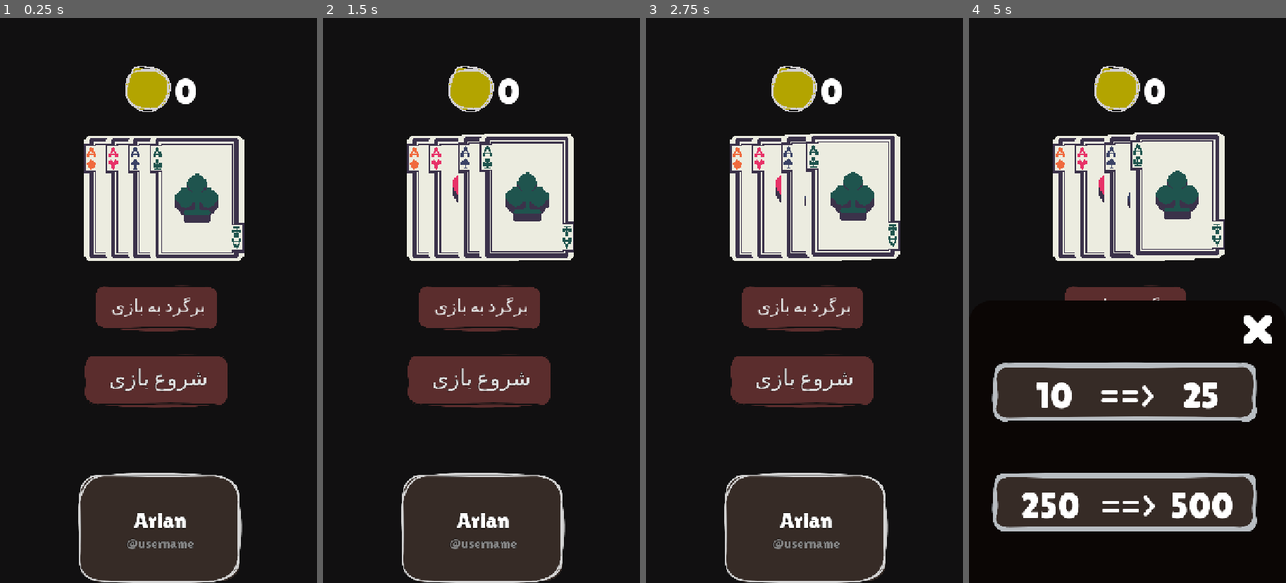
Above: before the commit, frames 1-4 (left to right).
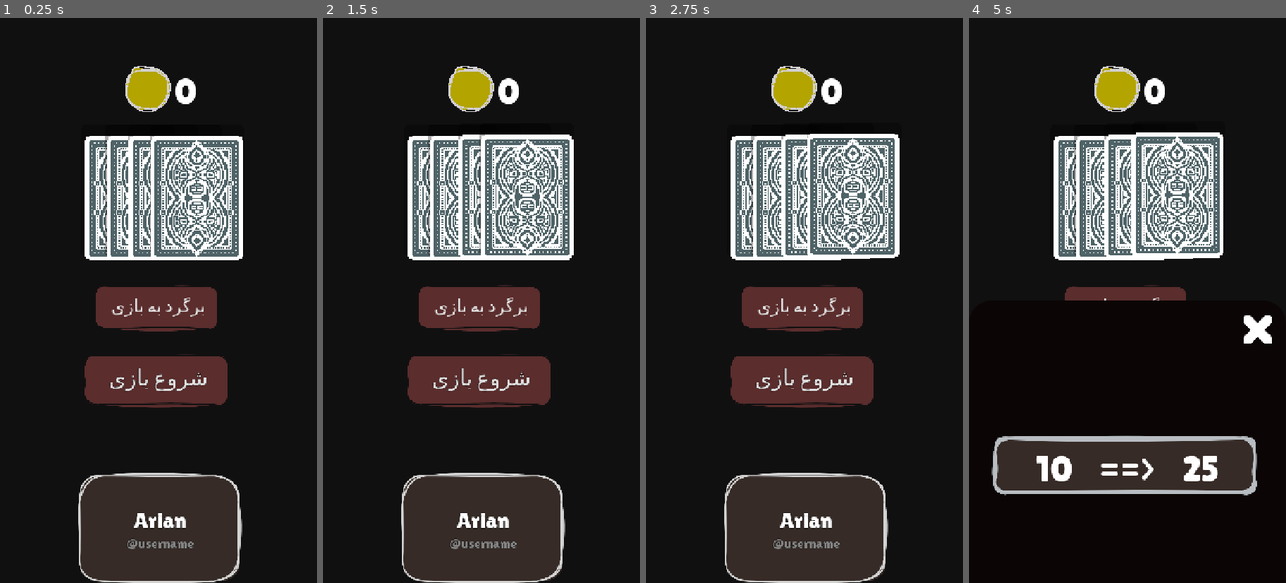
Above: after the commit, the same moments.

Repository: arian-nj/oldtix
Game: Godot game, scene res://GameContent/Scenes/MainMenu/MainMenu.tscn
The game is run twice, just before and just after one commit, with the same random seed, the same clock (stepped at 60 frames per second) and the same inputs. This scene is started directly instead of the project's main scene.
Inputs (mouse positions are in pixels of both pictures, inside the frame that each line leads up to):
- Up to frame 1 (0.25 s): no input
- Up to frame 2 (1.5 s): click (452, 198) at 0.5 s; click (475, 198) at 1.25 s
- Up to frame 3 (2.75 s): click (826, 198) at 2 s
- Up to frame 4 (5 s): click (1175, 193) at 2.75 s; click "برگرد به بازی" at 3.5 s; click "شروع بازی" at 4.25 s

The runs differ from the first frame. In frame 1, 11% of the frame differs, in the area x 26-78%, y 20-43%; in frame 2, 12%; in frame 3, 12%; in frame 4, 33%, in the area x 7-91%, y 20-91%.
Error in both runs: Invalid access to property or key 'MeChanged' on a base object of type 'Nil'. (res://GameContent/Scenes/MainMenu/CoinComponent.gd:6)

Commit message:
add card assets and idk

Diff:
--- a/game/GameContent/Katana/Katana.gd
+++ b/game/GameContent/Katana/Katana.gd
@@ -11,7 +11,7 @@
 static func change_debug_mode(new_debug:bool) -> void:
 	_debug = new_debug
 	if new_debug:
-		var local_ip := "192.168.216.205"
+		var local_ip := "192.168.157.205"
 		CoreHttpUrl = "http://" + local_ip +":4444"
 		Hokm4WsUrl =  "ws://" + local_ip + ":4445"
 		Hokm4HttpUrl =  "http://" + local_ip + ":4445"
--- a/game/GameContent/Scenes/Game/Card/card.gd
+++ b/game/GameContent/Scenes/Game/Card/card.gd
@@ -4,9 +4,13 @@
 
 signal NotInplaceSig(card:Card)
 
-@export var cardTexture:TextureRect
+@export var cardDrawingTextureRect:TextureRect
+@export var cardBackgroundTextureRect:TextureRect
+
 @export var prespective3DShader:Prescpective3DShader
-@export var atlasTexture:Texture2D
+@export var cardDrawingAtlasTexture:Texture2D
+
+@export var cardBackgroundTexture:Texture2D
 
 @export var cardArea:Area2D
 @export var swingComponent:SwingComponent
@@ -24,6 +28,7 @@
 @export var can_be_selected:bool = true
 
 func _ready()->void:
+	prespective3DShader.all_textures.append_array([cardDrawingTextureRect,cardBackgroundTextureRect])
 	set_process(false)
 	default_scale = scale
 	big_scale = scale * 1.1
@@ -36,7 +41,10 @@
 		button_down.connect(_on_button_down)
 
 	set_process(true)
-	load_assets()
+
+
+func flip_card()->void:
+	prespective3DShader.flip_y(1,0,load_assets)
 
 func _process(delta:float)->void:
 	if can_be_selected and button_pressed:
@@ -114,5 +122,6 @@
 
 func load_assets()->void:
 	var region := Vector2((self.size.x * (card_data.value-2)),(self.size.y * (card_data.suit)))
-	var croped_image := atlasTexture.get_image().get_region(Rect2i(region,self.size))
-	cardTexture.texture = ImageTexture.create_from_image(croped_image)
+	var croped_image := cardDrawingAtlasTexture.get_image().get_region(Rect2i(region,self.size))
+	cardDrawingTextureRect.texture = ImageTexture.create_from_image(croped_image)
+	cardBackgroundTextureRect.texture = cardBackgroundTexture
--- a/game/GameContent/Scenes/Game/Card/card.tscn
+++ b/game/GameContent/Scenes/Game/Card/card.tscn
@@ -1,22 +1,31 @@
-[gd_scene load_steps=13 format=3 uid="uid://bd5brlxcojtaw"]
+[gd_scene load_steps=15 format=3 uid="uid://bd5brlxcojtaw"]
 
 [ext_resource type="Script" uid="uid://do4kwe8wpei4i" path="res://GameContent/Scenes/Game/Card/card.gd" id="1_tdtid"]
+[ext_resource type="Texture2D" uid="uid://cgbmhiv2uttxj" path="res://GameContent/assets/cards_asset.png" id="2_thmox"]
 [ext_resource type="Script" uid="uid://dcfkky1f6i0pk" path="res://GameContent/Componets/ShadowTextureComponent.gd" id="3_5ropr"]
 [ext_resource type="Script" uid="uid://dt3pgj8tbmf55" path="res://GameContent/Types/Games/CardData.gd" id="3_py3qo"]
+[ext_resource type="Texture2D" uid="uid://thrjwptf57yx" path="res://GameContent/assets/BgCard.png" id="4_py3qo"]
 [ext_resource type="Script" uid="uid://bt78as30bdywo" path="res://GameContent/Scenes/Game/Card/shader_script.gd" id="5_8njo5"]
 [ext_resource type="Shader" uid="uid://bub16xh8gpro7" path="res://GameContent/Scenes/Game/Card/2d_prespective.gdshader" id="5_c3c7p"]
 [ext_resource type="Script" uid="uid://bj58o5831fivg" path="res://GameContent/Componets/SwingComponent.gd" id="5_t00ys"]
-[ext_resource type="Texture2D" uid="uid://cskehs6w0f3b2" path="res://GameContent/assets/cards/cards-Sheet.png" id="5_thmox"]
+[ext_resource type="Texture2D" uid="uid://d0v1jr2a8duub" path="res://GameContent/assets/CardBack.png" id="6_py3qo"]
 
 [sub_resource type="StyleBoxEmpty" id="StyleBoxEmpty_r5psd"]
 
 [sub_resource type="Resource" id="Resource_18omn"]
 script = ExtResource("3_py3qo")
 suit = 1
-value = 12
+value = 13
 metadata/_custom_type_script = "uid://dt3pgj8tbmf55"
 
-[sub_resource type="CompressedTexture2D" id="CompressedTexture2D_thmox"]
+[sub_resource type="ShaderMaterial" id="ShaderMaterial_py3qo"]
+resource_local_to_scene = true
+shader = ExtResource("5_c3c7p")
+shader_parameter/fov = 90.0
+shader_parameter/cull_back = true
+shader_parameter/y_rot = 0.0
+shader_parameter/x_rot = 0.0
+shader_parameter/inset = 0.0
 
 [sub_resource type="ShaderMaterial" id="ShaderMaterial_18omn"]
 resource_local_to_scene = true
@@ -28,9 +37,9 @@
 shader_parameter/inset = 0.0
 
 [sub_resource type="RectangleShape2D" id="RectangleShape2D_sqh4b"]
-size = Vector2(54, 84)
+size = Vector2(61.6, 86)
 
-[node name="Card" type="Button" node_paths=PackedStringArray("cardTexture", "prespective3DShader", "cardArea", "swingComponent")]
+[node name="Card" type="Button" node_paths=PackedStringArray("cardDrawingTextureRect", "cardBackgroundTextureRect", "prespective3DShader", "cardArea", "swingComponent")]
 anchors_preset = 5
 anchor_left = 0.5
 anchor_right = 0.5
@@ -45,37 +54,56 @@
 theme_override_styles/focus = SubResource("StyleBoxEmpty_r5psd")
 flat = true
 script = ExtResource("1_tdtid")
-cardTexture = NodePath("TextureRect")
-prespective3DShader = NodePath("TextureRect")
-atlasTexture = ExtResource("5_thmox")
+cardDrawingTextureRect = NodePath("Prescpective3DShader/TextureRect")
+cardBackgroundTextureRect = NodePath("Prescpective3DShader/BgTextureRect")
+prespective3DShader = NodePath("Prescpective3DShader")
+cardDrawingAtlasTexture = ExtResource("2_thmox")
+cardBackgroundTexture = ExtResource("4_py3qo")
 cardArea = NodePath("Area2D")
 swingComponent = NodePath("SwingComponent")
 card_data = SubResource("Resource_18omn")
 metadata/_edit_group_ = true
 
 [node name="ShadowRect" type="TextureRect" parent="." node_paths=PackedStringArray("MainObject")]
-visible = false
 modulate = Color(0, 0, 0, 1)
-self_modulate = Color(1, 1, 1, 0.184314)
+self_modulate = Color(1, 1, 1, 0.309804)
 layout_mode = 0
 offset_top = 2.66667
 offset_right = 71.0
 offset_bottom = 102.667
 mouse_filter = 2
-texture = SubResource("CompressedTexture2D_thmox")
+texture = ExtResource("4_py3qo")
 script = ExtResource("3_5ropr")
 MainObject = NodePath("..")
 
-[node name="TextureRect" type="TextureRect" parent="."]
+[node name="Prescpective3DShader" type="Control" parent="."]
+layout_mode = 1
+anchors_preset = 15
+anchor_right = 1.0
+anchor_bottom = 1.0
+grow_horizontal = 2
+grow_vertical = 2
+mouse_filter = 2
+script = ExtResource("5_8njo5")
+metadata/_custom_type_script = "uid://bt78as30bdywo"
+
+[node name="BgTextureRect" type="TextureRect" parent="Prescpective3DShader"]
+material = SubResource("ShaderMaterial_py3qo")
+layout_mode = 0
+offset_top = 0.4
+offset_right = 71.0
+offset_bottom = 95.4
+texture = ExtResource("6_py3qo")
+
+[node name="TextureRect" type="TextureRect" parent="Prescpective3DShader"]
 material = SubResource("ShaderMaterial_18omn")
 layout_mode = 0
-script = ExtResource("5_8njo5")
 
 [node name="Area2D" type="Area2D" parent="."]
 collision_mask = 2
 
 [node name="CollisionShape2D" type="CollisionShape2D" parent="Area2D"]
-position = Vector2(34, 50)
+position = Vector2(35.6, 47.4)
 shape = SubResource("RectangleShape2D_sqh4b")
 
 [node name="SwingComponent" type="Node" parent="." node_paths=PackedStringArray("CardButton")]
--- a/game/GameContent/Scenes/Game/Card/shader_script.gd
+++ b/game/GameContent/Scenes/Game/Card/shader_script.gd
@@ -1,17 +1,19 @@
-class_name Prescpective3DShader extends TextureRect
+class_name Prescpective3DShader extends Control
 
+var all_textures:Array[TextureRect]
 
-func _ready()->void:
-	var atlas_tex := texture as AtlasTexture
-	if atlas_tex:
-		var atlas_size := atlas_tex.atlas.get_size()
-		var region := atlas_tex.region
-		var offset := region.position / atlas_size
-		var scaleb := region.size / atlas_size
-		var mat:ShaderMaterial= material
+# func _ready()->void:
+# 	for texture in all_textures:
+# 		var atlas_tex := texture as AtlasTexture
+# 		if atlas_tex:
+# 			var atlas_size := atlas_tex.atlas.get_size()
+# 			var region := atlas_tex.region
+# 			var offset := region.position / atlas_size
+# 			var scaleb := region.size / atlas_size
+# 			var mat:ShaderMaterial= texture.material
 
-		mat.set_shader_parameter("atlas_offset", offset)
-		mat.set_shader_parameter("atlas_scale", scaleb)
+# 			mat.set_shader_parameter("atlas_offset", offset)
+# 			mat.set_shader_parameter("atlas_scale", scaleb)
 
 ### 3d prespective Shader stuff
 var rot_x_max:float = 10
@@ -27,19 +29,24 @@
 func set_shader(rot_x:float,rot_y:float)->void:
 	var time_dur:float = .15
 	var tween:Tween = create_tween()
-	var mat:ShaderMaterial= material
-	tween.tween_property(mat,"shader_parameter/y_rot",rot_x,time_dur)
-	tween.parallel()
-	tween.tween_property(mat,"shader_parameter/x_rot",rot_y,time_dur)
+	for texture in all_textures:
+		var mat:ShaderMaterial= texture.material
+		tween.parallel().tween_property(mat,"shader_parameter/y_rot",rot_x,time_dur)
+		tween.parallel().tween_property(mat,"shader_parameter/x_rot",rot_y,time_dur)
 
 func flip_y(duration:float,delay:float,callme:Callable)->void:
 	var tween:Tween = create_tween()
-	var mat:ShaderMaterial= material
-	tween.tween_property(mat,"shader_parameter/y_rot",90,duration).set_delay(delay)
-	tween.finished.connect(callme)
-	tween.finished.connect(func()->void:
-		var new_tween:Tween = create_tween()
-		mat.set_shader_parameter("y_rot",-90)
-		new_tween.tween_property(mat,"shader_parameter/y_rot",0,duration)
 
-	)
+	for texture in all_textures:
+		var mat:ShaderMaterial= texture.material
+		tween.parallel().tween_property(mat,"shader_parameter/y_rot",90,duration).set_delay(delay)
+
+		if tween.finished.is_connected(callme) == false:
+			tween.finished.connect(callme)
+
+		tween.finished.connect(func()->void:
+			var new_tween:Tween = create_tween()
+			mat.set_shader_parameter("y_rot",-90)
+			new_tween.tween_property(mat,"shader_parameter/y_rot",0,duration)
+
+		)
--- a/game/GameContent/Scenes/Game/Hokm4/OnlineHokm4.tscn
+++ b/game/GameContent/Scenes/Game/Hokm4/OnlineHokm4.tscn
@@ -12,16 +12,16 @@
 [ext_resource type="PackedScene" uid="uid://c7deai8nljb4u" path="res://GameContent/Componets/Game/play_area.tscn" id="5_c4cut"]
 [ext_resource type="Script" uid="uid://ggywgqynjdcr" path="res://GameContent/Scenes/Game/Hokm4/TrickScore.gd" id="6_do6i4"]
 [ext_resource type="Script" uid="uid://coue7g2pwtieo" path="res://GameContent/Scenes/StatesMachine/state_machine.gd" id="6_rcy6w"]
-[ext_resource type="PackedScene" uid="uid://bncwyablnlik8" path="res://GameContent/Scenes/Game/choose_hokm_panel/choose_hokm.tscn" id="7_d1yw2"]
+[ext_resource type="PackedScene" uid="uid://bncwyablnlik8" path="res://GameContent/Scenes/Game/chooseHokm/choose_hokm.tscn" id="7_d1yw2"]
 [ext_resource type="Script" uid="uid://c3iw070iycfax" path="res://GameContent/Scenes/Game/Hokm4/States/ConnectingState.gd" id="7_uxde4"]
 [ext_resource type="Script" uid="uid://n05vugmvpycb" path="res://GameContent/Scenes/Game/Hokm4/States/MatchMakingState.gd" id="8_ix53e"]
 [ext_resource type="Script" uid="uid://csx74232tejx5" path="res://GameContent/Scenes/Game/Hokm4/States/ChooseHokmState.gd" id="9_uajja"]
-[ext_resource type="PackedScene" uid="uid://dhrv6jw67x8qj" path="res://GameContent/Scenes/Game/user_component/user_component.tscn" id="10_7sva6"]
+[ext_resource type="PackedScene" uid="uid://dhrv6jw67x8qj" path="res://GameContent/Scenes/Game/UserComponent/user_component.tscn" id="10_7sva6"]
 [ext_resource type="Shader" uid="uid://dk26lm251in5r" path="res://GameContent/Scenes/Shaders/progress_shader.gdshader" id="11_5bin2"]
 [ext_resource type="Script" uid="uid://cpuwy5dcull11" path="res://GameContent/Scenes/Game/Hokm4/States/WaitState.gd" id="12_cf8qb"]
 [ext_resource type="Script" uid="uid://ty6018y5r7sa" path="res://GameContent/Scenes/Game/Hokm4/States/GameTurnState.gd" id="12_d5oqf"]
 [ext_resource type="Script" uid="uid://cu0d2xl18a76d" path="res://GameContent/Scenes/Game/Hokm4/States/TheEndState.gd" id="16_tmsoy"]
-[ext_resource type="Script" uid="uid://bu2a3iuo1ja85" path="res://GameContent/Scenes/Game/win_panel.gd" id="17_mcw6q"]
+[ext_resource type="Script" uid="uid://bu2a3iuo1ja85" path="res://GameContent/Scenes/Game/Hokm4/win_panel.gd" id="17_mcw6q"]
 
 [sub_resource type="Gradient" id="Gradient_c4cut"]
 offsets = PackedFloat32Array(0, 0.540084, 1)
--- a/game/GameContent/Scenes/Game/choose_hokm_panel/choose_hokm.tscn
+++ b/game/GameContent/Scenes/Game/chooseHokm/choose_hokm.tscn
@@ -1,8 +1,8 @@
 [gd_scene load_steps=15 format=3 uid="uid://bncwyablnlik8"]
 
-[ext_resource type="Script" uid="uid://cuao4r37ihdu4" path="res://GameContent/Scenes/Game/choose_hokm_panel/choose_hokm.gd" id="1_rvf6k"]
-[ext_resource type="PackedScene" uid="uid://cn8eprq2quc3f" path="res://GameContent/Scenes/Game/Hokm/suite_button.tscn" id="2_sqs23"]
-[ext_resource type="Shader" uid="uid://cjbre4q2cupfn" path="res://GameContent/Scenes/Game/Hokm/disolve_2d_shader.gdshader" id="3_x30ay"]
+[ext_resource type="Script" uid="uid://cuao4r37ihdu4" path="res://GameContent/Scenes/Game/chooseHokm/choose_hokm.gd" id="1_rvf6k"]
+[ext_resource type="PackedScene" uid="uid://cn8eprq2quc3f" path="res://GameContent/Scenes/Game/chooseHokm/suite_button.tscn" id="2_sqs23"]
+[ext_resource type="Shader" uid="uid://cjbre4q2cupfn" path="res://GameContent/Scenes/Game/chooseHokm/disolve_2d_shader.gdshader" id="3_x30ay"]
 [ext_resource type="Texture2D" uid="uid://chsi12k6h6txe" path="res://GameContent/assets/Suites.png" id="4_wqyuv"]
 
 [sub_resource type="FastNoiseLite" id="FastNoiseLite_is06r"]
--- a/game/GameContent/Scenes/Game/Hokm/suite_button.tscn
+++ b/game/GameContent/Scenes/Game/chooseHokm/suite_button.tscn
@@ -1,8 +1,8 @@
 [gd_scene load_steps=10 format=3 uid="uid://cn8eprq2quc3f"]
 
-[ext_resource type="Shader" uid="uid://cjbre4q2cupfn" path="res://GameContent/Scenes/Game/Hokm/disolve_2d_shader.gdshader" id="1_is06r"]
+[ext_resource type="Shader" uid="uid://cjbre4q2cupfn" path="res://GameContent/Scenes/Game/chooseHokm/disolve_2d_shader.gdshader" id="1_is06r"]
 [ext_resource type="Texture2D" uid="uid://chsi12k6h6txe" path="res://GameContent/assets/Suites.png" id="1_taw70"]
-[ext_resource type="Script" uid="uid://by2n4x32cl6uu" path="res://GameContent/Scenes/Game/Hokm/suite_button.gd" id="3_kxwd4"]
+[ext_resource type="Script" uid="uid://by2n4x32cl6uu" path="res://GameContent/Scenes/Game/chooseHokm/suite_button.gd" id="3_kxwd4"]
 
 [sub_resource type="FastNoiseLite" id="FastNoiseLite_is06r"]
 
--- a/game/GameContent/Scenes/MainMenu/MainMenu.tscn
+++ b/game/GameContent/Scenes/MainMenu/MainMenu.tscn
@@ -728,6 +728,7 @@
 text = "10    ==>    25"
 
 [node name="SecondBetButton" type="Button" parent="AspectRatioContainer/UI/BetAmountPanel/PanelContainer/VBoxContainer2"]
+visible = false
 layout_mode = 2
 size_flags_horizontal = 4
 size_flags_vertical = 10
--- a/game/PatchSystem/LoadPatchesScript.gd
+++ b/game/PatchSystem/LoadPatchesScript.gd
@@ -51,7 +51,6 @@
 
 		var domain := "cgame.storage.c2.liara.space"
 		var pack_url := "/patches/release/Tix_android_v"+new_version_string+".pck"
-		pack_url = "/patches/dev/TixGame_android.pck"
 		err = await downloadProgressBar.start_downloading(domain,pack_url)
 		if err != "":
 			return err
--- a/game/test/deck.tscn
+++ b/game/test/deck.tscn
@@ -39,7 +39,7 @@
 script = ExtResource("1_6dnms")
 metadata/_custom_type_script = "uid://qtnu1lo5l4ls"
 
-[node name="Table" type="Control" parent="AspectRatioContainer" node_paths=PackedStringArray("me_drawer", "right_drawer", "top_drawer", "left_drawer", "right_player_panel", "left_player_panel", "top_player_panel", "me_player_panel", "allowedPlayArea")]
+[node name="Table" type="Control" parent="AspectRatioContainer" node_paths=PackedStringArray("me_drawer", "right_drawer", "top_drawer", "left_drawer", "allowedPlayArea")]
 layout_mode = 2
 mouse_filter = 1
 script = ExtResource("2_jbf37")
@@ -47,10 +47,6 @@
 right_drawer = NodePath("Hands/RightDrawCards")
 top_drawer = NodePath("Hands/TopDrawCards")
 left_drawer = NodePath("Hands/LeftDrawCards")
-right_player_panel = NodePath("")
-left_player_panel = NodePath("")
-top_player_panel = NodePath("")
-me_player_panel = NodePath("")
 allowedPlayArea = NodePath("PlayArea")
 
 [node name="TextureRect" type="TextureRect" parent="AspectRatioContainer/Table"]
Renamed: game/GameContent/Scenes/Game/win_panel.gd -> game/GameContent/Scenes/Game/Hokm4/win_panel.gd
Renamed: game/GameContent/Scenes/Game/win_panel.gd.uid -> game/GameContent/Scenes/Game/Hokm4/win_panel.gd.uid
Renamed: game/GameContent/Scenes/Game/user_component/user_component.tscn -> game/GameContent/Scenes/Game/UserComponent/user_component.tscn
Renamed: game/GameContent/Scenes/Game/choose_hokm_panel/choose_hokm.gd -> game/GameContent/Scenes/Game/chooseHokm/choose_hokm.gd
Renamed: game/GameContent/Scenes/Game/choose_hokm_panel/choose_hokm.gd.uid -> game/GameContent/Scenes/Game/chooseHokm/choose_hokm.gd.uid
Renamed: game/GameContent/Scenes/Game/Hokm/disolve_2d_shader.gdshader -> game/GameContent/Scenes/Game/chooseHokm/disolve_2d_shader.gdshader
Renamed: game/GameContent/Scenes/Game/Hokm/disolve_2d_shader.gdshader.uid -> game/GameContent/Scenes/Game/chooseHokm/disolve_2d_shader.gdshader.uid
Renamed: game/GameContent/Scenes/Game/Hokm/suite_button.gd -> game/GameContent/Scenes/Game/chooseHokm/suite_button.gd
Renamed: game/GameContent/Scenes/Game/Hokm/suite_button.gd.uid -> game/GameContent/Scenes/Game/chooseHokm/suite_button.gd.uid
Binary file added: game/GameContent/assets/BgCard.png
Not shown, added: game/GameContent/assets/BgCard.png.import
Binary file added: game/GameContent/assets/CardBack.png
(and 14 more such lines)
